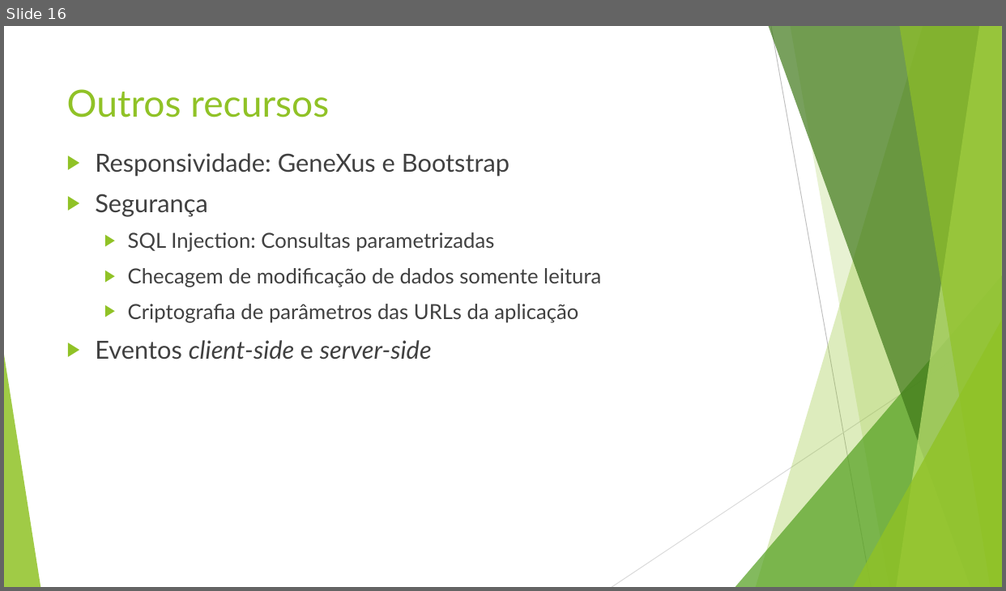
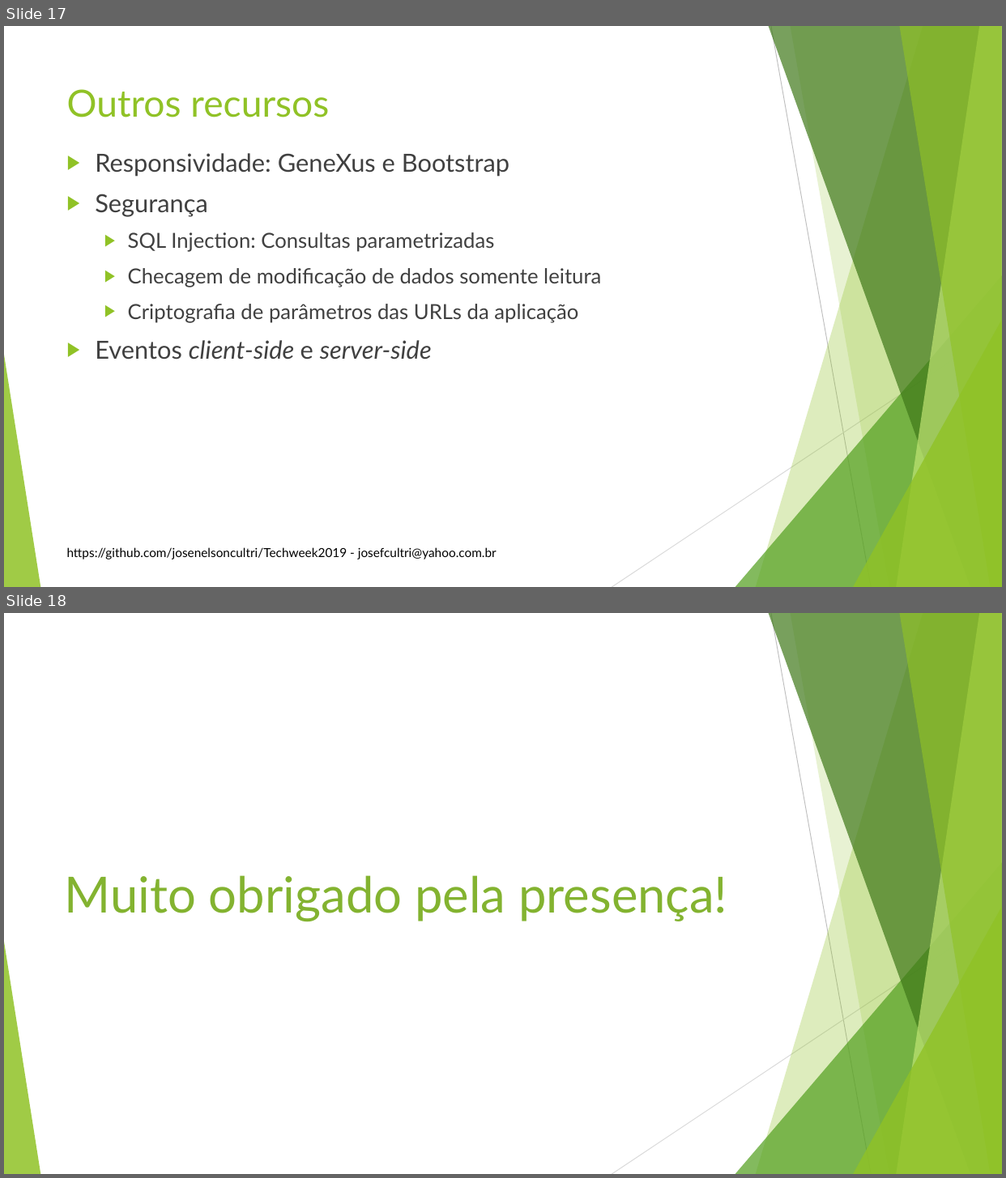
Before and after one commit to josenelsoncultri/Techweek2019, a slide deck: Techweek2019.pptx. Shown one above the other, each under a label of ours: slide 16 before the commit, slides 17 and 18 after it. The pictures are 1006x591 and 1006x1178 pixels, drawn with LibreOffice and Linux fonts; fonts in the diff are those of the drawing; background and template pictures are left out. Boxes give left, top, right and bottom in pixels: in the first picture for what was removed or moved away, otherwise in the second. Text is boxed around its words. In the diff, an @@ line names an element or a change of style, - is before the commit and + after.

```diff
--- a/Techweek2019.pptx
+++ b/Techweek2019.pptx
@@ slide 18 added at <box>4,613,1002,1174</box>, background #FFFFFF; not listed: 10 template elements that a slide beside it also shows @@
@@ text added at <box>65,875,727,922</box>, 48 pt, text #83B330 @@
+Muito obrigado pela presença!
@@ what was slide 16 is now slide 17 @@
@@ slide 17 changed as well @@
@@ text added at <box>67,548,496,560</box>, 12 pt, text #000000 @@
+https://github.com/josenelsoncultri/Techweek2019 - josefcultri@yahoo.com.br
```
Also in this commit, not shown: 14 other slides changed, 1 other slide added.
